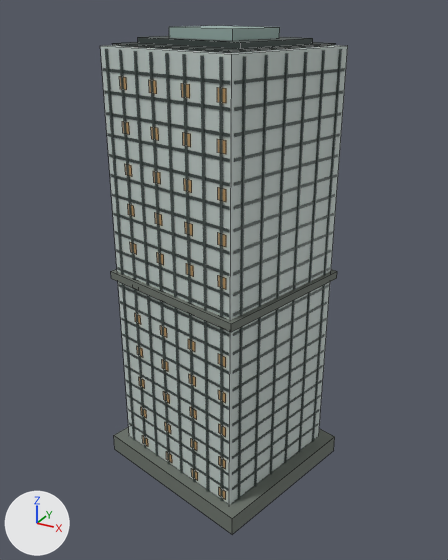
A saved change to the Blender file landmarks/assets/bytedance-houhai.blend.
Before and after are seen from a 50 mm lens placed at (95.3, -173.2, 159.7), pointed at (0.7, -1.3, 73.7). Arrows for +X, +Y and +Z are at lower left; the lights stay in place. The first picture is the older version. Mesh edges are drawn as thin lines on the coarser meshes.

Names of what the first picture shows: 'crown_box', 'crown_box.001', 'envelope', 'fins', 'floor_bands', 'night_windows', 'podium', 'refuge_belt', 'roof_deck'.
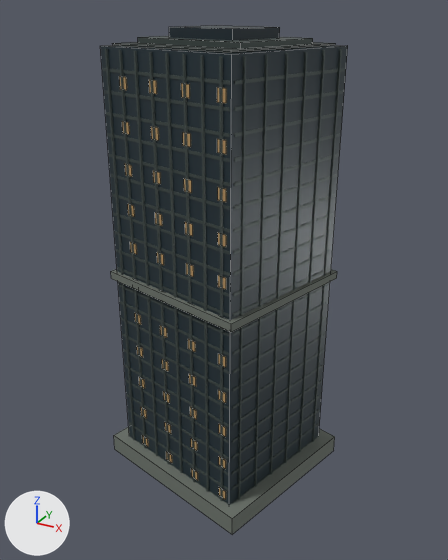
Diff of the bpy script that builds the scene:
```diff
--- a/landmarks/assets/bytedance-houhai.blend.py
+++ b/landmarks/assets/bytedance-houhai.blend.py
@@ mat_glass @@
 mat_glass = principled_material('glass')
-mat_glass.base_color = (0.558, 0.631, 0.604)  # light grey #c5d0cc
+mat_glass.base_color = (0.0176, 0.0343, 0.0452)  # dark blue #24343c
 mat_glass.metallic = 0.04
-mat_glass.roughness = 0.58
+mat_glass.roughness = 0.38
@@ mat_glass_alt @@
 mat_glass_alt = principled_material('glass_alt')
-mat_glass_alt.base_color = (0.342, 0.468, 0.434)  # grey #9eb6b0
+mat_glass_alt.base_color = (0.0116, 0.0252, 0.0343)  # dark blue #1c2c34
 mat_glass_alt.metallic = 0.06
```

Location of each change, [x1, y1, x2, y2] in pixels of the pictures (448 x 560 px):
'envelope', recoloured, surface changed (darker)
    both: [100, 45, 348, 505]
'crown_box.001', recoloured (darker)
    both: [169, 26, 280, 40]
